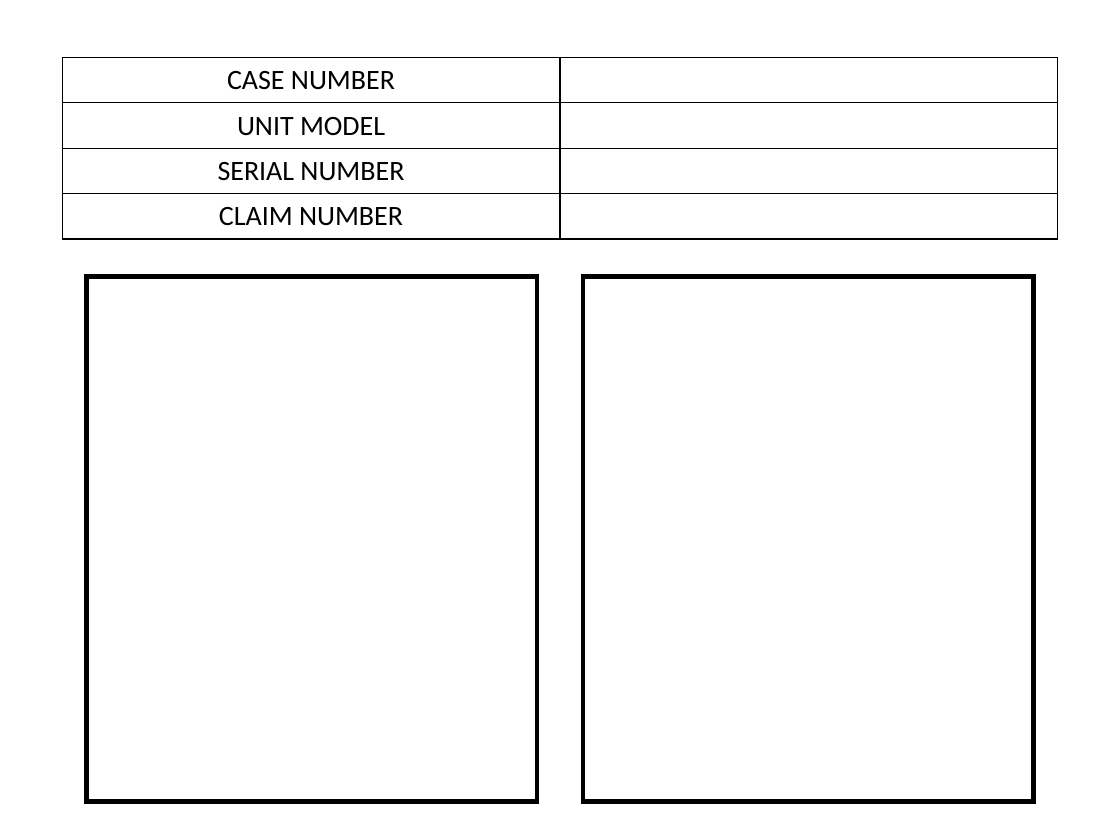
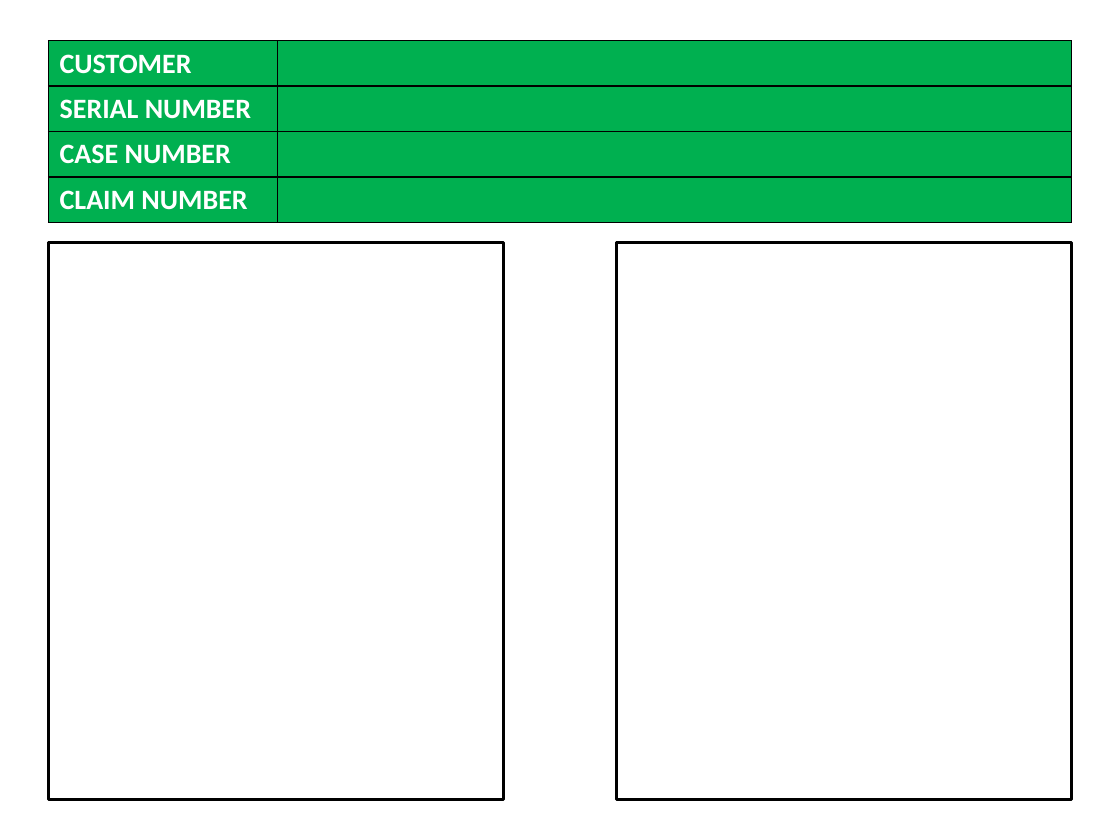
Before and after one commit to regibiy/to-ppt, a slide deck: slide 1 of template.pptx. Drawn at 1120x840 pixels with LibreOffice and Linux fonts; fonts in the diff are those of the drawing. Boxes give left, top, right and bottom in pixels: in the first picture for what was removed or moved away, otherwise in the second. Text is boxed around its words. In the diff, an @@ line names an element or a change of style, - is before the commit and + after.

```diff
--- a/template.pptx
+++ b/template.pptx
@@ table at [48,40,1072,222] @@
+row 1: CUSTOMER | 
+row 2: SERIAL NUMBER | 
-row 2: UNIT MODEL | 
-row 3: SERIAL NUMBER | 
@@ fill none to #00B050 in 4 cells @@
@@ text colour #000000 to #FFFFFF, bold on in "CLAIM NUMBER" @@
@@ alignment centre to left @@
@@ table: place and size @@
-table at [63,57,1057,239]
+table at [48,40,1072,222]
@@ rectangle at [48,242,503,799]: outline #000000 3 pt to #000000 2 pt @@
@@ rectangle: place and size @@
-rectangle at [86,277,536,802]
+rectangle at [48,242,503,799]
@@ rectangle: place and size @@
-rectangle at [584,277,1034,802]
+rectangle at [617,243,1072,800]
@@ rectangle at [617,243,1072,800]: outline #000000 3 pt to #000000 2 pt @@
```
Also in this commit, not shown: 7 other files.
